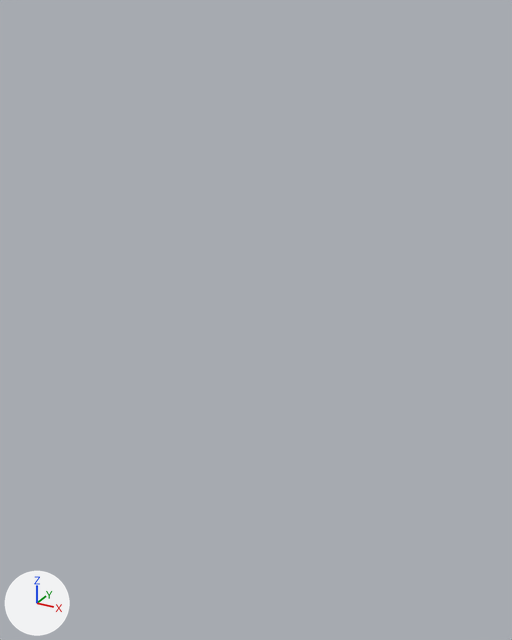
The Blender file Assets/Models/Player1Tile/Player1Tile.blend, before and after one commit.
Rendered twice from a 50 mm camera at (2.43, -3.66, 3.24) aimed at (-0.01, 0.76, 1.03). Every picture has the same lights, and +X, +Y and +Z are marked at lower left. The first picture is the older version.
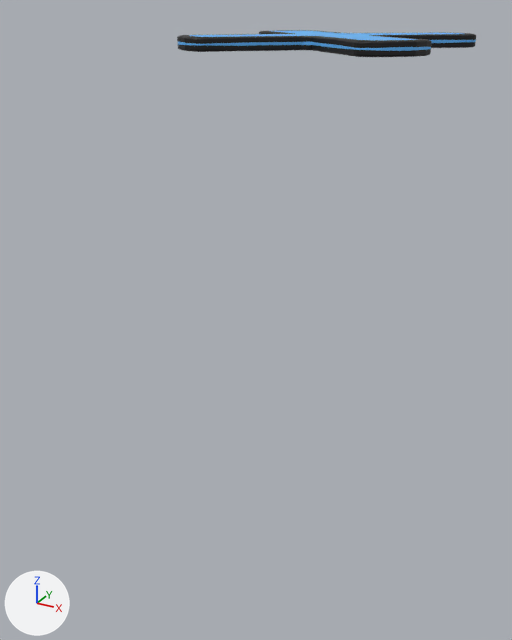
Changed parts and their boxes [x1, y1, x2, y2] in the pictures (512 x 640 px):
```json
{"object": "Cube.001", "change": "surface changed, moved", "before": [35, 397, 366, 612], "after": [177, 30, 476, 57]}
```

Edits to the scene script, one JSON object a line:
```json
{"op": "set", "path": "mat_material.alpha", "old": "0.0", "new": "1.0"}
{"op": "set", "path": "ob_cube_001.location", "old": "(0.0, 0.0, 0.0)", "new": "(0.0, 2.0, 3.0)"}
```
